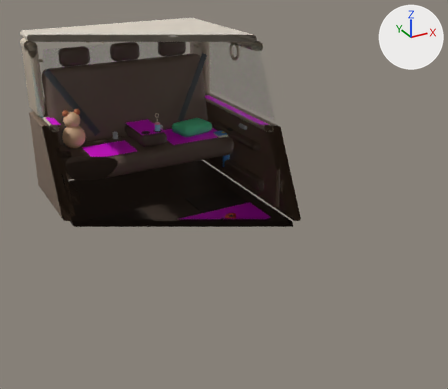
A saved change to the glTF model unity/allo_explore/Assets/Models/Cabin.glb.
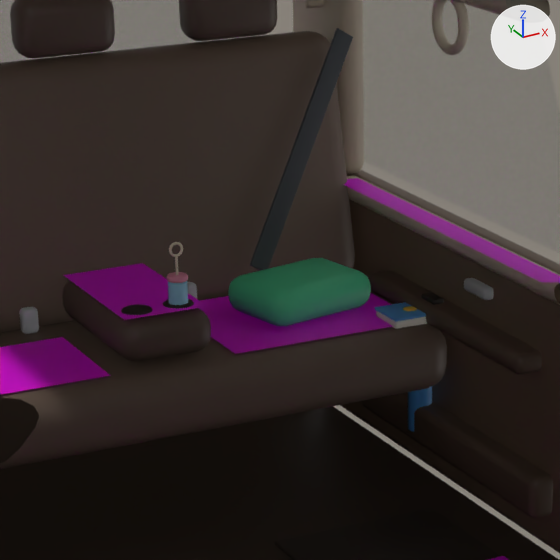
Each version is shown whole from a 50 mm lens placed at (-1.76, -4.28, 2.07), pointed at (0.163, -0.785, 0.322), then close up on the part from 24% to 59% of the width and 12% to 52% of the height. Every picture has the same lights, and +X, +Y and +Z are marked at upper right. The last two pictures show the newer version. Everything nearer to the camera than a plane just in front of the edit is cut away. Where no turn or scale is listed for an object, it has been applied to the vertices. Vertices at exactly the same position are counted once.

The scene before the commit, as lines of its bpy script (objects in view):
```python
me_cushion = bpy.data.meshes.new('Cushion')
me_cushion.from_pydata(...)  # 152 vertices, 300 faces; spans x -0.15..0.15, y -0.11..0.11, z -0.045..0.045
me_cushion.materials.append(mat_m_58d8a0_100)  # green #58d8a0
me_rearseat = bpy.data.meshes.new('RearSeat')
me_rearseat.from_pydata(...)  # 152 vertices, 300 faces; spans x -0.69..0.69, y -0.26..0.26, z -0.08..0.08
me_rearseat.materials.append(mat_m_6e5c50_100)  # brown #6e5c50
me_walk_rearseat_l = bpy.data.meshes.new('Walk_RearSeat_L')
me_walk_rearseat_l.from_pydata([(-0.24, -0.2, 0.0), (0.24, -0.2, 0.0), (-0.24, 0.2, 0.0), (0.24, 0.2, 0.0)], [], [(0, 1, 3), (0, 3, 2)])
me_walk_rearseat_l.materials.append(mat_m_ff00ff_100)  # pink #ff00ff
ob_cushion = bpy.data.objects.new('Cushion', me_cushion)
ob_cushion.location = (0.42, 0.24, 0.49)
ob_cushion.rotation_euler = (0.0, 0.0, 0.209)  # degrees (0, 0, 12)
ob_rearseat = bpy.data.objects.new('RearSeat', me_rearseat)
ob_rearseat.location = (0.0, 0.22, 0.36)
ob_walk_rearseat_l = bpy.data.objects.new('Walk_RearSeat_L', me_walk_rearseat_l)
ob_walk_rearseat_l.location = (0.39, 0.22, 0.445)
# also in view: 'DoorPanel_RL_Trim' at (0.71, -0.04, 0.64); 'RoofRail_1' at (0.75, -0.585, 1.21); 'Walk_DoorSill_L' at (0.69, -0.6, 0.665); 'SeatBelt0' at (0.52, 0.42, 0.78); 'RearHeadrest2' at (0.42, 0.6, 1.1)
```
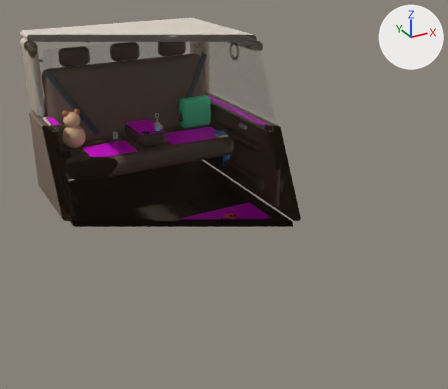
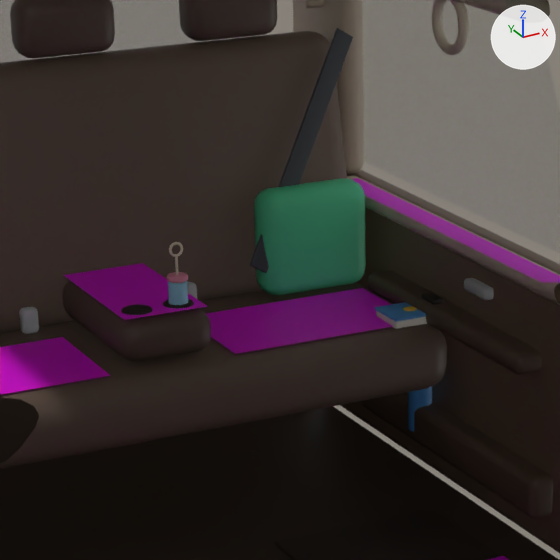
Where the newer file only moved an object's origin or applied its transform, the numbers keep the older frame.

The edits, one by one:
me_cushion is used by ob_cushion; location (0.42, 0.24, 0.49); rotation (0.0, 0.0, 0.209), in degrees (0, 0, 12).
me_cushion had 152 vertices, 300 faces and spanned x -0.15..0.15, y -0.11..0.11, z -0.045..0.045.
me_cushion now has 152 vertices, 300 faces and spans x -0.14..0.14, y -0.05..0.05, z -0.13..0.13.
me_cushion part 1: 152 of 152 vertices moved; they spanned x -0.15..0.15, y -0.11..0.11, z -0.045..0.045 and now span x -0.14..0.14, y -0.05..0.05, z -0.13..0.13; mean shift (0.0, 0.0, 0.0).
me_walk_rearseat_l is used by ob_walk_rearseat_l; location (0.39, 0.22, 0.445).
me_walk_rearseat_l had 4 vertices, 2 faces and spanned x -0.24..0.24, y -0.2..0.2, z 0.0.
me_walk_rearseat_l now has 4 vertices, 2 faces and spans x -0.24..0.24, y -0.2..0.1, z 0.0.
Part 2, on me_walk_rearseat_l:
Vertex 2 of me_walk_rearseat_l moves from (-0.24, 0.2, 0.0) to (-0.24, 0.1, 0.0).
Vertex 3 of me_walk_rearseat_l moves from (0.24, 0.2, 0.0) to (0.24, 0.1, 0.0) at pixel (362, 287).
Object 'Cushion' (ob_cushion) turns from (0, 0, 12) to (0, 0, 0) degrees about x, y and z.
Object 'Cushion' (ob_cushion) moves from (0.42, 0.24, 0.49) to (0.52, 0.38, 0.575).

Changed parts and their boxes [x1, y1, x2, y2] in the close-ups (560 x 560 px):
'Cushion', reshaped, moved, turned: before [228, 258, 371, 326]; after [254, 178, 366, 295]
'Walk_RearSeat_L', reshaped: before [199, 293, 393, 354]; after [206, 288, 393, 354]
